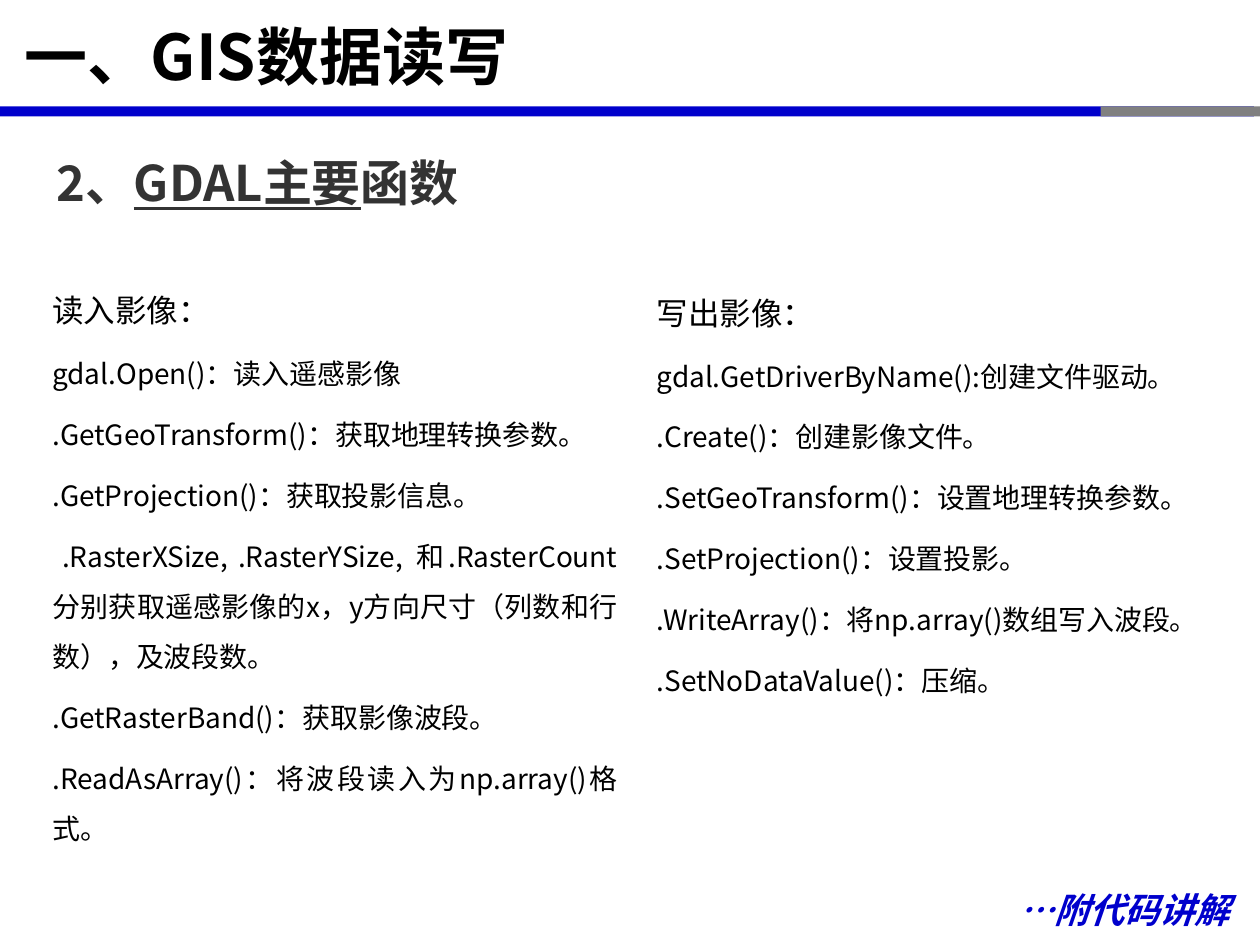
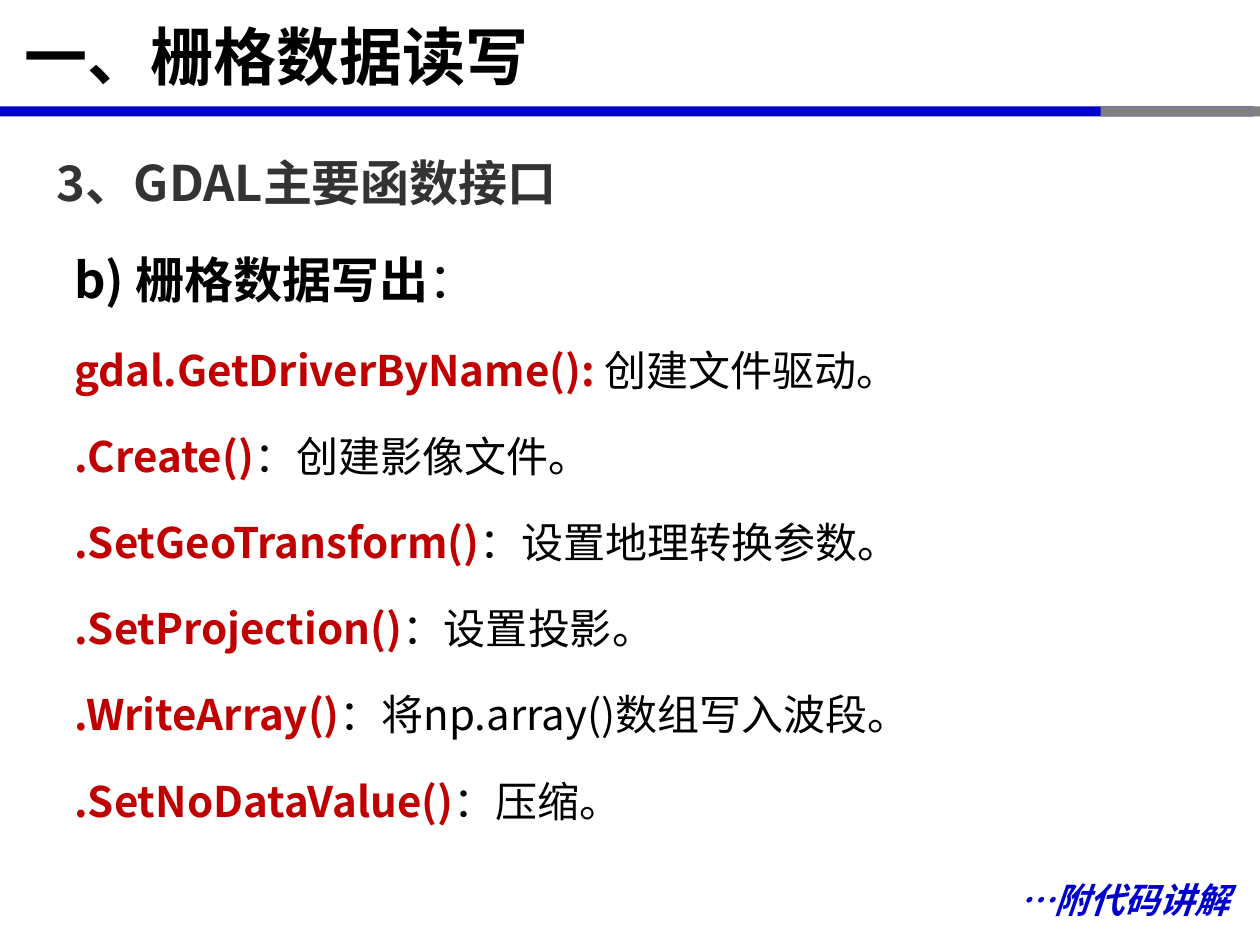
Before and after one commit to xinluo2018/open-source-gis-course, a slide deck: slide 11 of 第5章-GDAL开源库及栅格数据处理-8课时/第五章-栅格数据处理.pptx (slide 7 before the commit). Drawn at 1260x945 pixels with LibreOffice and Linux fonts; fonts in the diff are those of the drawing. Boxes give left, top, right and bottom in pixels: in the first picture for what was removed or moved away, otherwise in the second. Text is boxed around its words. In the diff, an @@ line names an element or a change of style, - is before the commit and + after.

```diff
--- a/第5章-GDAL开源库及栅格数据处理-8课时/第五章-栅格数据处理.pptx
+++ b/第5章-GDAL开源库及栅格数据处理-8课时/第五章-栅格数据处理.pptx
@@ title at [25, 26, 529, 86]: text changed @@
-一、GIS数据读写
+一、栅格数据读写
@@ text at [56, 159, 556, 206]: text changed @@
-2、GDAL主要函数
+3、GDAL主要函数接口
@@ text "b) 栅格数据写出：": place and size @@
-text "b) 栅格数据写出：" at [657, 298, 1198, 697]
+text "b) 栅格数据写出：" at [74, 256, 909, 826]
@@ text at [74, 256, 899, 397]: text changed; size 16 to 24 pt; text colour #000000 to #C00000; bold on @@
-写出影像：
-gdal.GetDriverByName():创建文件驱动。
+b) 栅格数据写出：
+gdal.GetDriverByName(): 创建文件驱动。
@@ text removed at [52, 295, 617, 842] @@
-读入影像：
-gdal.Open()：读入遥感影像
-.GetGeoTransform()：获取地理转换参数。
-.GetProjection()：获取投影信息。
-.RasterXSize, .RasterYSize, 和.RasterCount分别获取遥感影像的x，y方向尺寸（列数和行数），及波段数。
-.GetRasterBand()：获取影像波段。
-.ReadAsArray()：将波段读入为np.array()格式。
@@ text at [74, 436, 909, 826]: size 16 to 24 pt, text colour #000000 to #C00000, bold on in ".Create()：创建影像文件。", ".SetGeoTransform()：设置地理转换参数。", ".SetProjection()：设置投影。", ".WriteArray()：将np.array()数组写入波段。" and 1 more places @@
@@ text "…附代码讲解": place and size @@
-text "…附代码讲解" at [1019, 893, 1229, 926]
+text "…附代码讲解" at [1019, 883, 1229, 916]
```
Also in this commit, not shown: 8 other slides changed, 4 slides added, 31 other files.
